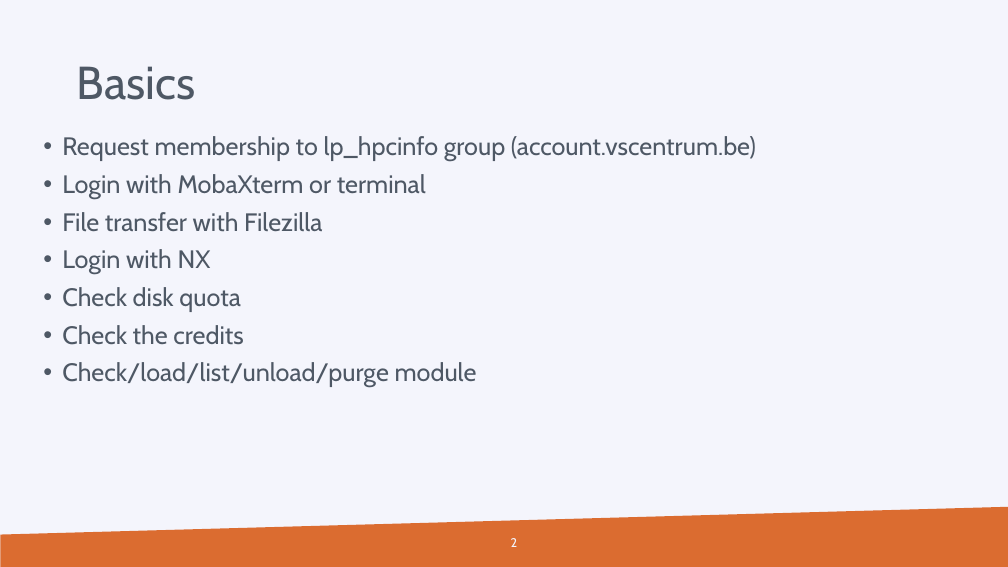
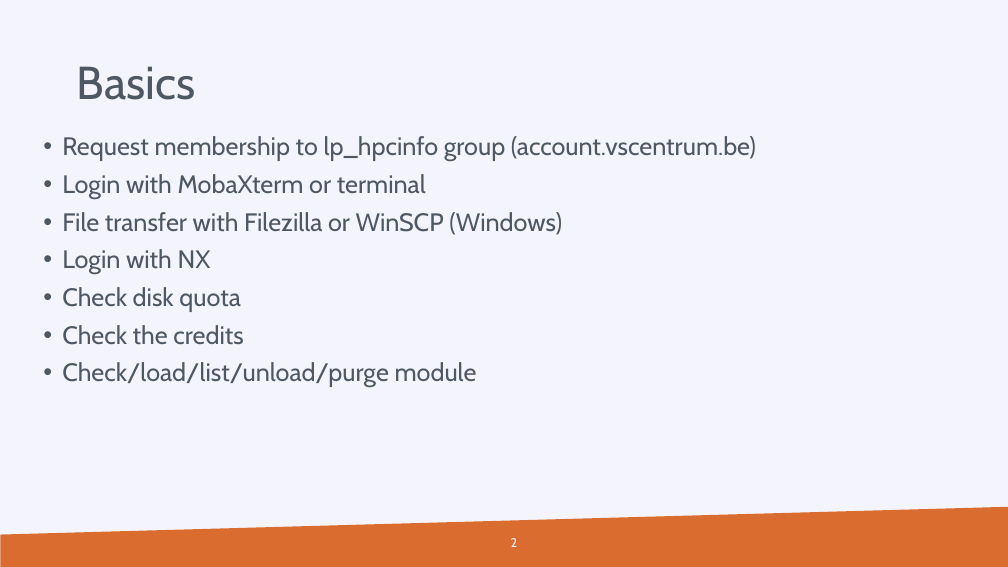
Before and after one commit to hpcleuven/HPC-intro, a slide deck: slide 2 of VSCintro-demo.pptx. Drawn at 1008x567 pixels with LibreOffice and Linux fonts; fonts in the diff are those of the drawing; background and template pictures are left out. Boxes give left, top, right and bottom in pixels: in the first picture for what was removed or moved away, otherwise in the second. Text is boxed around its words. In the diff, an @@ line names an element or a change of style, - is before the commit and + after.

Commit message:
WinSCP mentioned

```diff
--- a/VSCintro-demo.pptx
+++ b/VSCintro-demo.pptx
@@ text at <box>62,212,562,235</box>: text changed @@
-• File transfer with Filezilla
+• File transfer with Filezilla or WinSCP (Windows)
```
